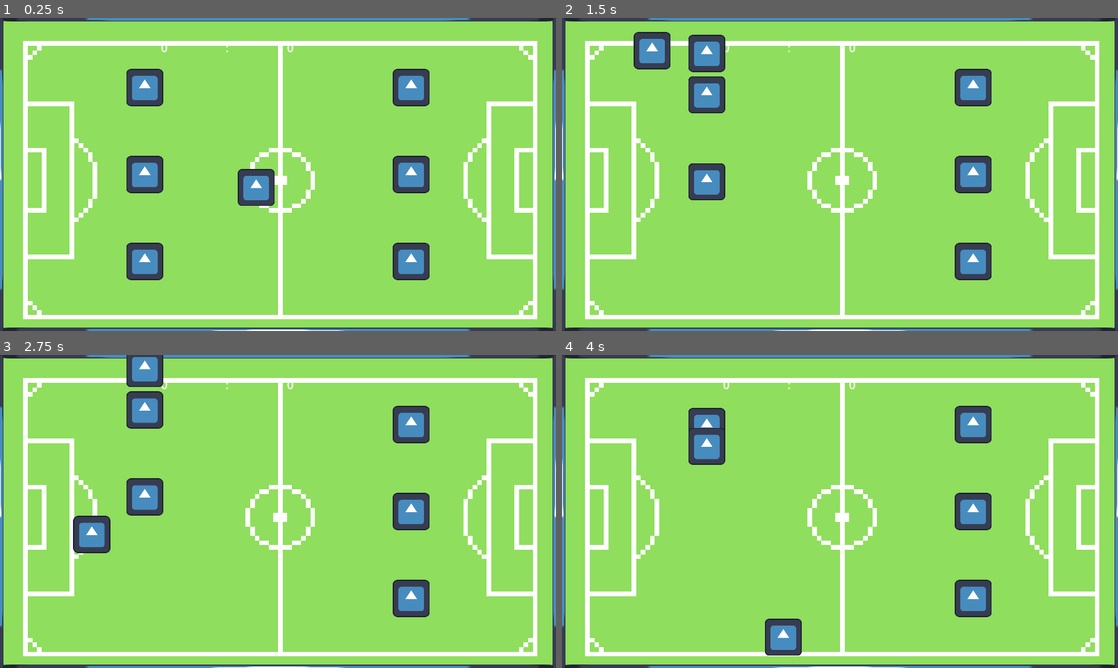
Above: before the commit, frames 1-4 (two rows, left to right).
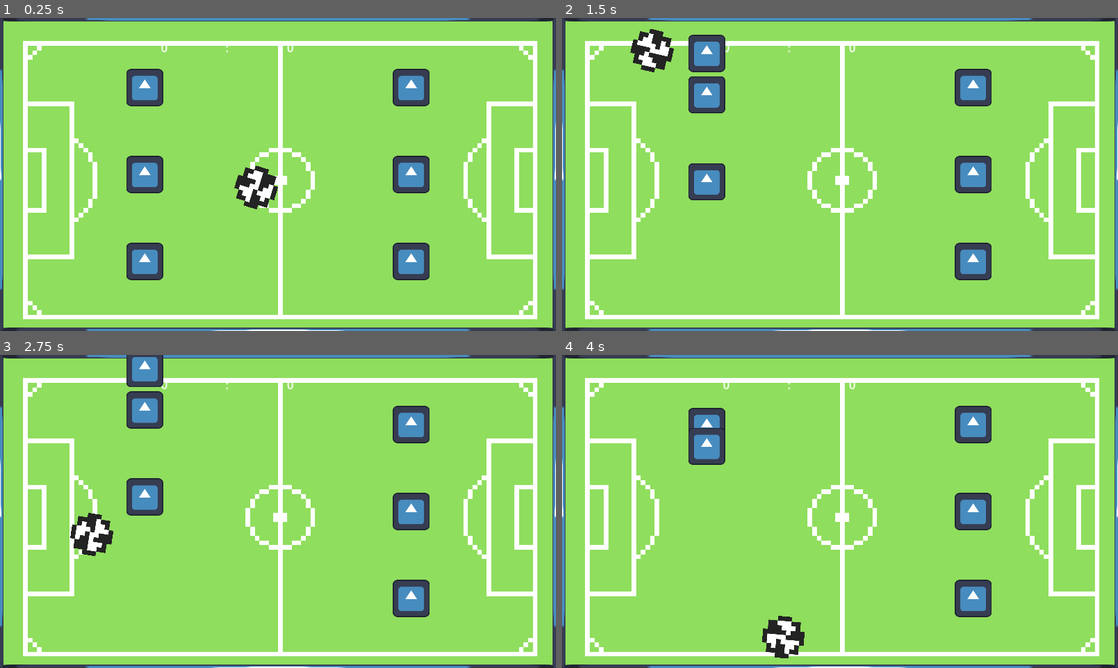
Above: after the commit, the same moments.

Repository: HephaistosForge/Boltzplatz
Game: Godot game, scene res://world.tscn
Same seed, same stepped clock (60 frames per second), same inputs: the game is played once before the commit and once after it. The engine's default icon, where the game draws it, is replaced by a stand-in: a white triangle on a blue panel in a dark square.
Inputs:
- Up to frame 1 (0.25 s): no input
- Up to frame 2 (1.5 s): hold W (up_player_one) 0.53-1.28 s; hold S (down_player_one) from 1.28 s (still down)
- Up to frame 3 (2.75 s): release S (down_player_one) at 2.03 s; hold W (up_player_one) from 2.03 s (still down)
- Up to frame 4 (4 s): release W (up_player_one) at 3.53 s; hold S (down_player_one) from 3.53 s (still down)

The runs differ from the first frame. In frame 1, 0.8% of the frame differs, in the area x 42-50%, y 47-62%; in frame 2, 0.8%; in frame 3, 0.8%; in frame 4, 0.8%, in the area x 36-44%, y 83-97%.

Commit message:
add asset to football and add rotation

Diff:
--- a/scenes/ball/ball.gd
+++ b/scenes/ball/ball.gd
@@ -1,6 +1,8 @@
 extends RigidBody2D
 
 @export var _velocity = 500
+
+var rotation_offset = 0.02
 
 var right_down = Vector2(_velocity, _velocity)
 var right_up = Vector2(_velocity, -_velocity)
@@ -16,3 +18,6 @@
 	self.gravity_scale = 0 # Disable gravity
 
 	self.apply_impulse(left_up)
+
+func _process(delta):
+	$Sprite2D.rotation += rotation_offset
--- a/scenes/ball/ball.tscn
+++ b/scenes/ball/ball.tscn
@@ -1,7 +1,7 @@
 [gd_scene load_steps=5 format=3 uid="uid://cgros0gs401b0"]
 
 [ext_resource type="Script" path="res://scenes/ball/ball.gd" id="1_jep6k"]
-[ext_resource type="Texture2D" uid="uid://04nt4qyry8qh" path="res://icon.svg" id="2_00li2"]
+[ext_resource type="Texture2D" uid="uid://dnfdhoyk3qiek" path="res://assets/Football.png" id="2_h4s1y"]
 
 [sub_resource type="PhysicsMaterial" id="PhysicsMaterial_htseo"]
 friction = 0.0
@@ -14,7 +14,7 @@
 script = ExtResource("1_jep6k")
 
 [node name="Sprite2D" type="Sprite2D" parent="."]
-texture = ExtResource("2_00li2")
+texture = ExtResource("2_h4s1y")
 
 [node name="CollisionShape2D" type="CollisionShape2D" parent="."]
 scale = Vector2(5, 5)
Binary file added: assets/Football.png
